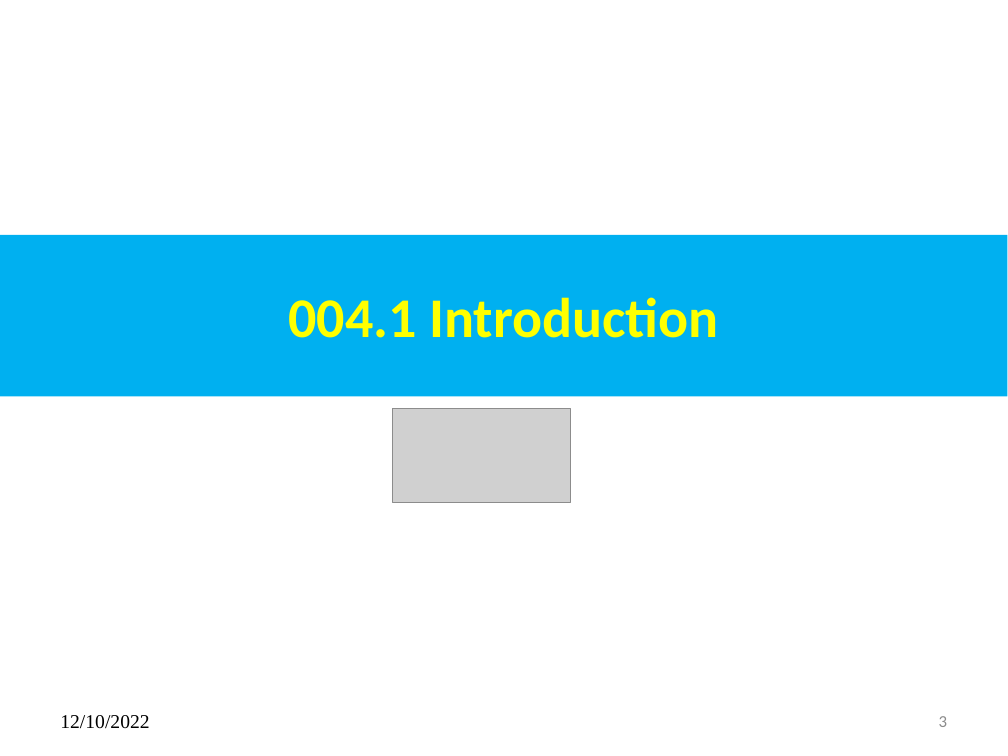
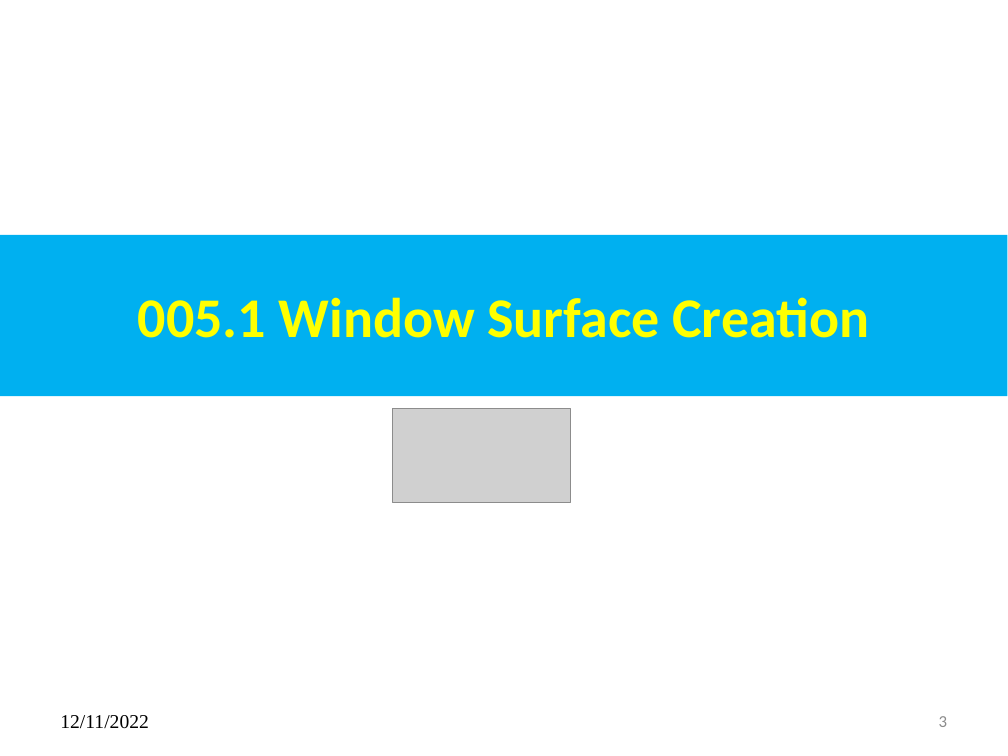
Before and after one commit to peterhchen/015_Vulkan_OpenGL, a slide deck: slide 3 of 05_window_surface.pptx. Drawn at 1008x756 pixels with LibreOffice and Linux fonts; fonts in the diff are those of the drawing; grey boxes stand for pictures. Boxes give left, top, right and bottom in pixels: in the first picture for what was removed or moved away, otherwise in the second. Text is boxed around its words. In the diff, an @@ line names an element or a change of style, - is before the commit and + after.

```diff
--- a/05_window_surface.pptx
+++ b/05_window_surface.pptx
@@ title at (138, 297, 869, 338): text changed @@
-004.1 Introduction
+005.1 Window Surface Creation
@@ text at (60, 715, 149, 729): text changed @@
-12/10/2022
+12/11/2022
```
Also in this commit, not shown: 5 other slides changed, 7 slides added, 9 slides removed, 1 other file.
